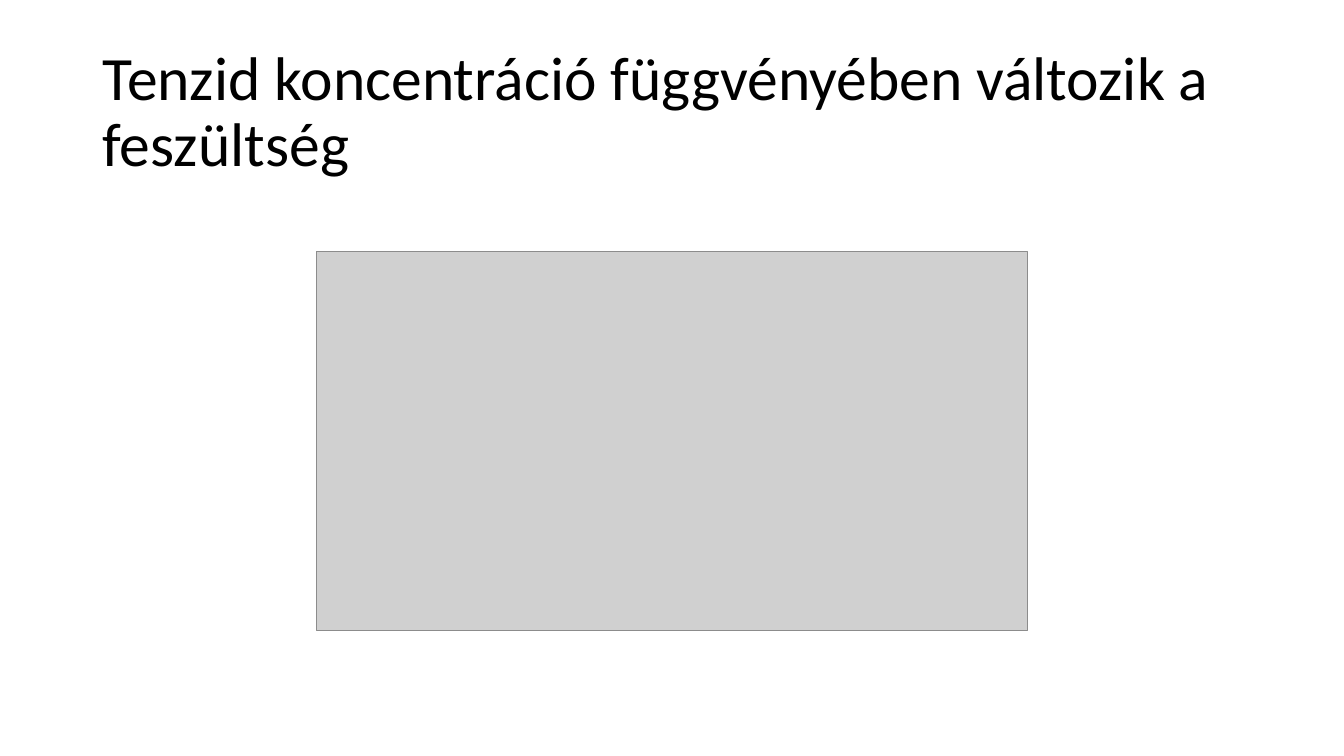
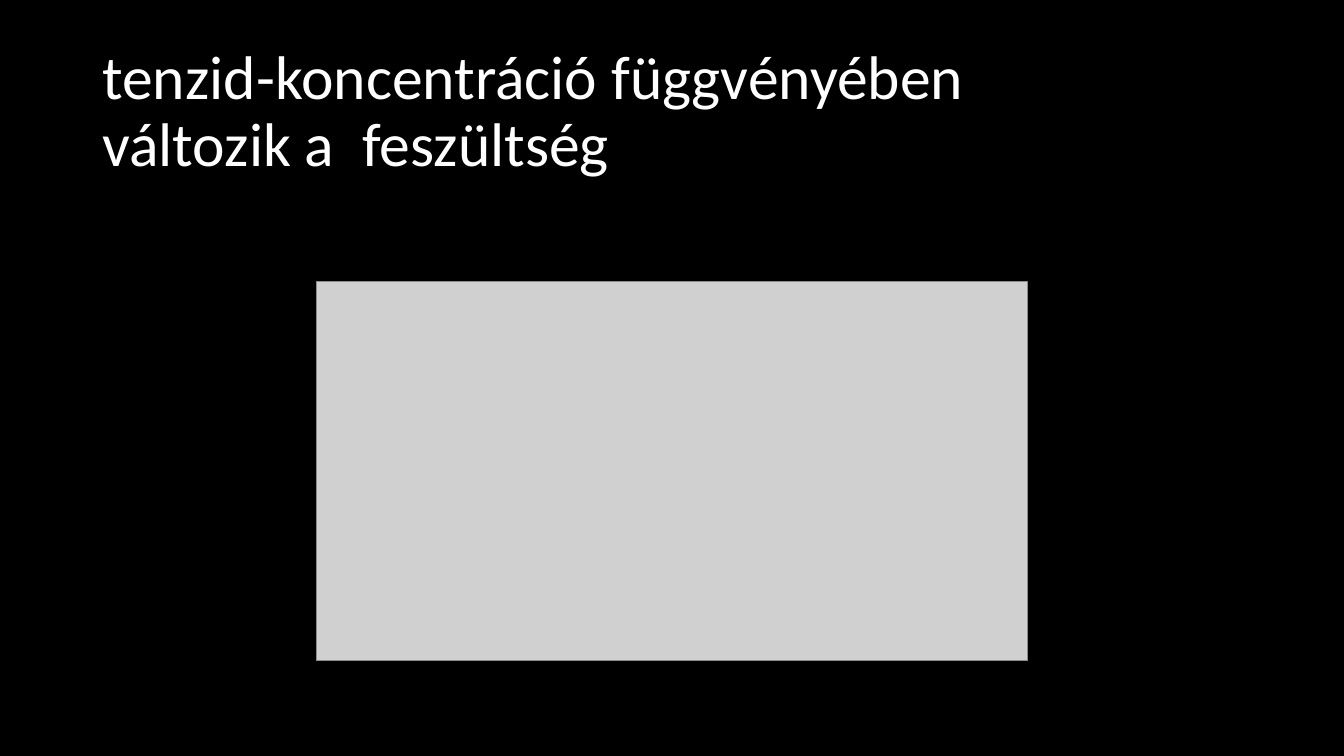
Before and after one commit to LilianaBohus/chemistry-presenations, a slide deck: slide 12 of adjuvants.pptx. Drawn at 1344x756 pixels with LibreOffice and Linux fonts; fonts in the diff are those of the drawing; grey boxes stand for pictures; background and template pictures are left out. Boxes give left, top, right and bottom in pixels: in the first picture for what was removed or moved away, otherwise in the second. Text is boxed around its words. In the diff, an @@ line names an element or a change of style, - is before the commit and + after.

```diff
--- a/adjuvants.pptx
+++ b/adjuvants.pptx
@@ background #FFFFFF to picture (left out) @@
@@ text at (102, 56, 963, 177): text changed; text colour #000000 to #FFFFFF @@
-Tenzid koncentráció függvényében változik a feszültség
+tenzid-koncentráció függvényében
+változik a feszültség
@@ picture: place and size @@
-picture at (317, 252, 1027, 631)
+picture at (317, 281, 1027, 660)
```
Also in this commit, not shown: 6 other slides changed, 3 slides removed.
